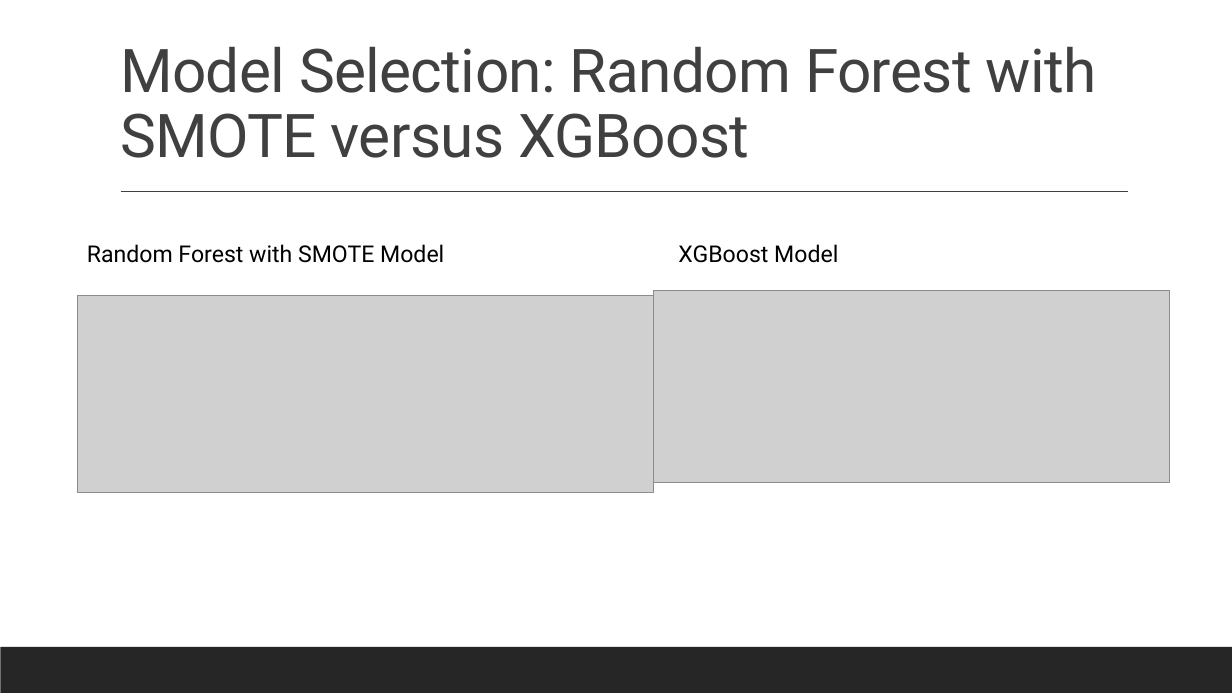
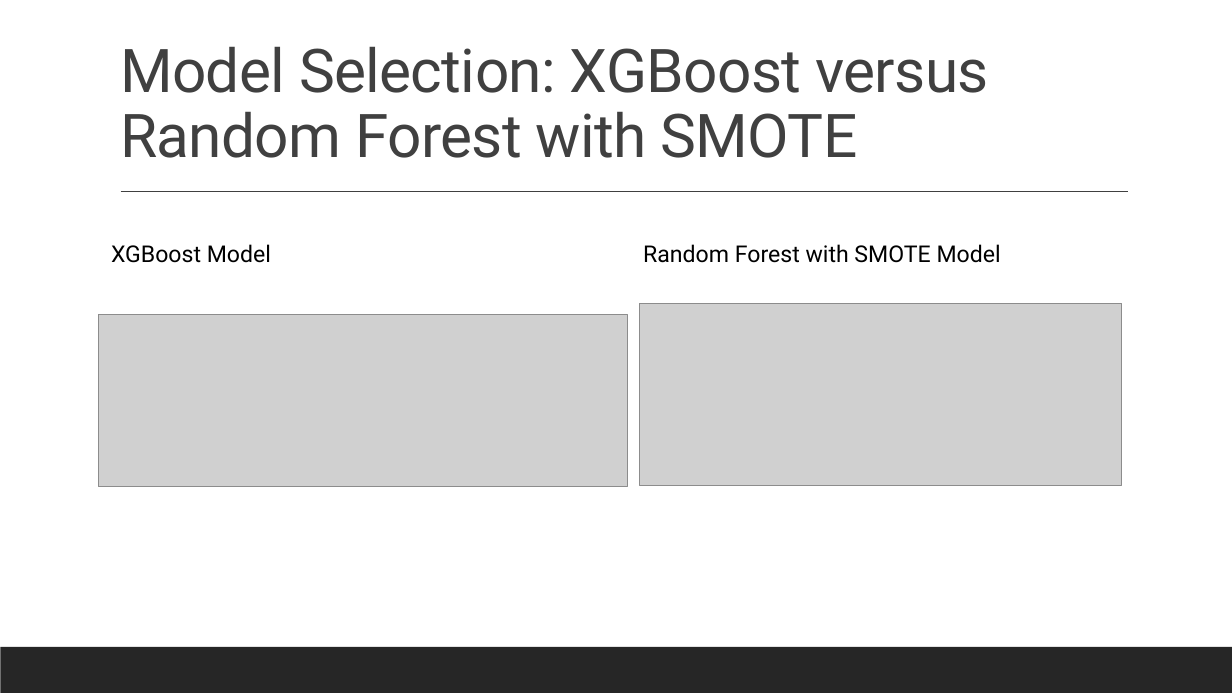
Before and after one commit to aferrodelgado/Project-4, a slide deck: slide 5 of Project 4 Presentation.pptx (slide 4 before the commit). Drawn at 1232x693 pixels with LibreOffice and Linux fonts; fonts in the diff are those of the drawing; grey boxes stand for pictures. Boxes give left, top, right and bottom in pixels: in the first picture for what was removed or moved away, otherwise in the second. Text is boxed around its words. In the diff, an @@ line names an element or a change of style, - is before the commit and + after.

```diff
--- a/Project 4 Presentation.pptx
+++ b/Project 4 Presentation.pptx
@@ title at <box>120,46,989,158</box>: text changed @@
-Model Selection: Random Forest with SMOTE versus XGBoost
+Model Selection: XGBoost versus Random Forest with SMOTE
@@ text at <box>111,244,271,263</box>: text changed @@
-Random Forest with SMOTE Model
+XGBoost Model
@@ text at <box>643,244,1001,263</box>: text changed @@
-XGBoost Model
+Random Forest with SMOTE Model
@@ picture: place and size @@
-picture at <box>78,296,653,492</box>
+picture at <box>98,314,627,487</box>
@@ picture: place and size @@
-picture at <box>653,291,1169,482</box>
+picture at <box>640,303,1123,485</box>
```
Also in this commit, not shown: 3 other slides changed, 1 slide added, 1 slide removed, 2 other files.
